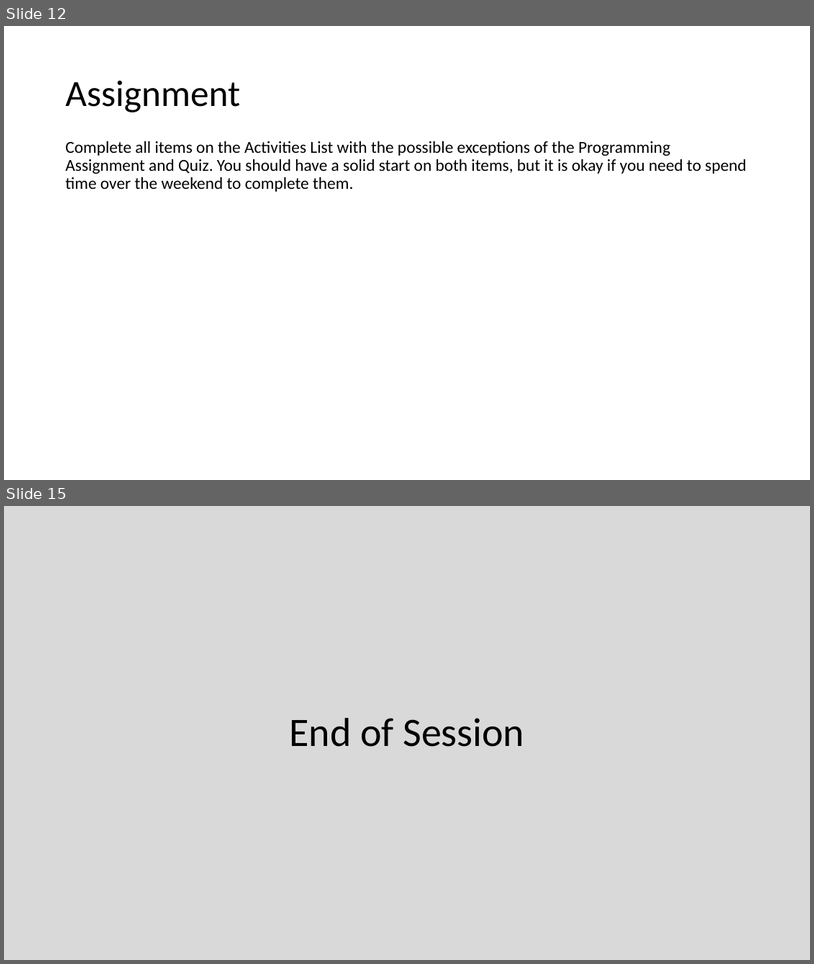
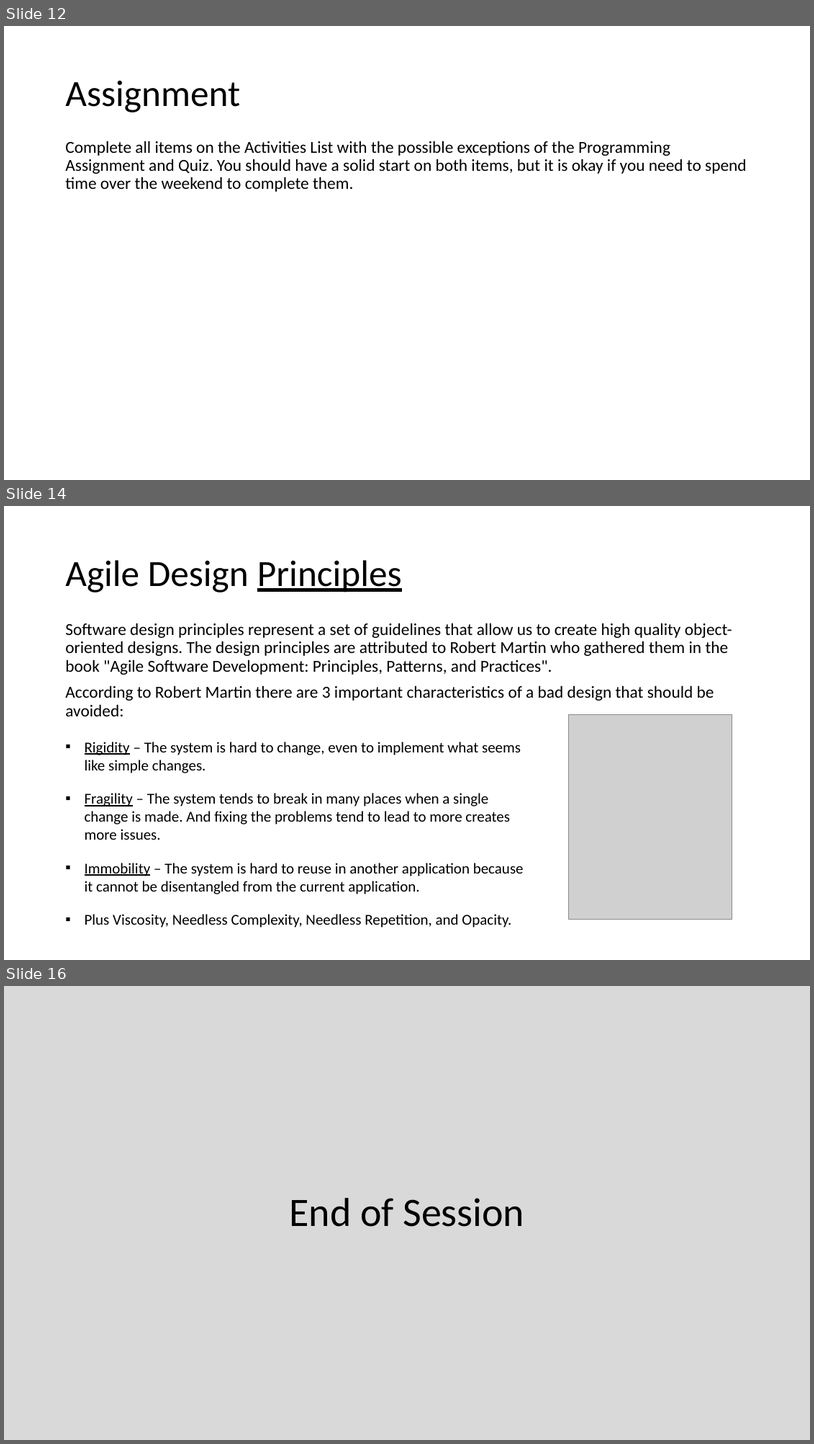
Before and after one commit to EricJPogue/CPSC-24500, a slide deck: lecture-slides/2019-09-18-oop.pptx. Shown one above the other, each under a label of ours: slides 12 and 15 before the commit, slides 12, 14 and 16 after it; the slides between them are not shown. The pictures are 814x964 and 814x1444 pixels, drawn with LibreOffice and Linux fonts; fonts in the diff are those of the drawing; grey boxes stand for pictures. Boxes give left, top, right and bottom in pixels: in the first picture for what was removed or moved away, otherwise in the second. Text is boxed around its words. In the diff, an @@ line names an element or a change of style, - is before the commit and + after.

```diff
--- a/lecture-slides/2019-09-18-oop.pptx
+++ b/lecture-slides/2019-09-18-oop.pptx
@@ slide 14 added at [4,506,810,960], background #FFFFFF @@
@@ title added at [65,560,402,592], 44 pt, text #000000 @@
+Agile Design Principles
@@ text added at [65,623,733,716], 20 pt, text #000000 @@
+Software design principles represent a set of guidelines that allow us to create high quality object-oriented designs. The design principles are attributed to Robert Martin who gathered them in the book "Agile Software Development: Principles, Patterns, and Practices".
+According to Robert Martin there are 3 important characteristics of a bad design that should be avoided:
@@ picture added at [569,714,733,919] @@
@@ text added at [85,741,524,927], 18 pt, text #000000 @@
+▪ Rigidity – The system is hard to change, even to implement what seems like simple changes.
+▪ Fragility – The system tends to break in many places when a single change is made. And fixing the problems tend to lead to more creates more issues.
+▪ Immobility – The system is hard to reuse in another application because it cannot be disentangled from the current application.
+▪ Plus Viscosity, Needless Complexity, Needless Repetition, and Opacity.
@@ what was slide 15 is now slide 16 @@
```
Also in this commit, not shown: 3 slides changed.
